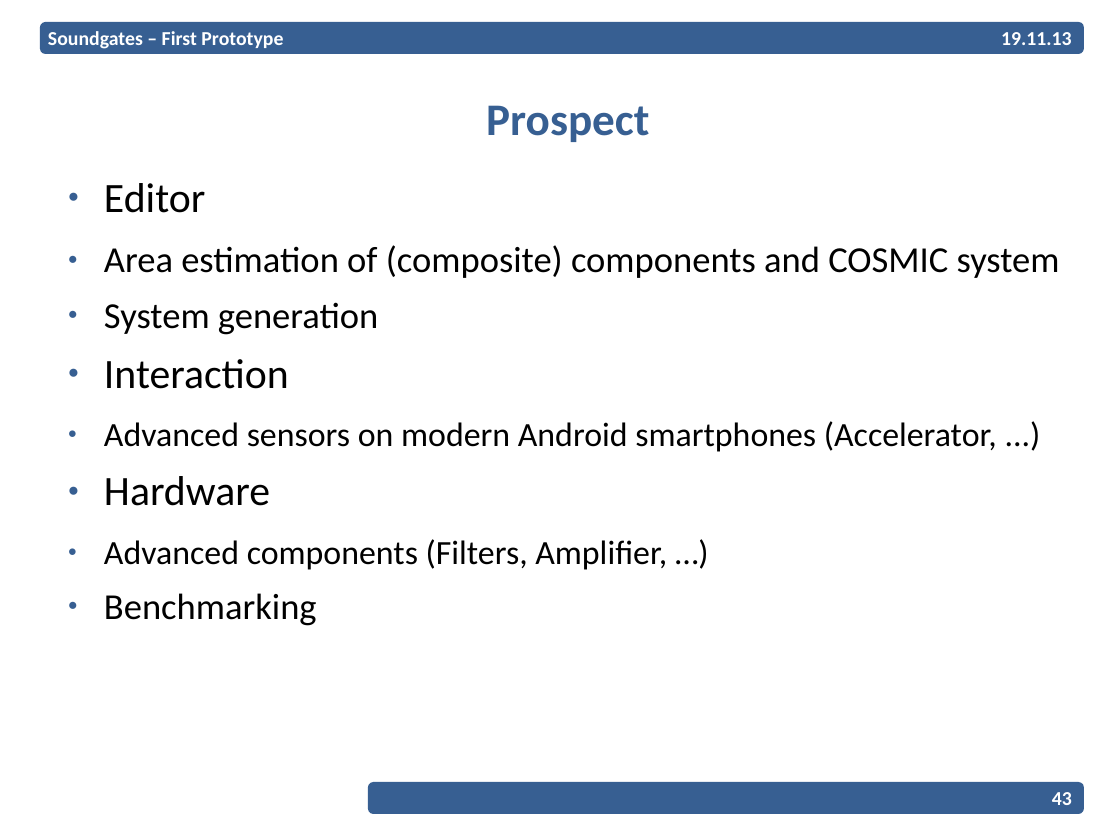
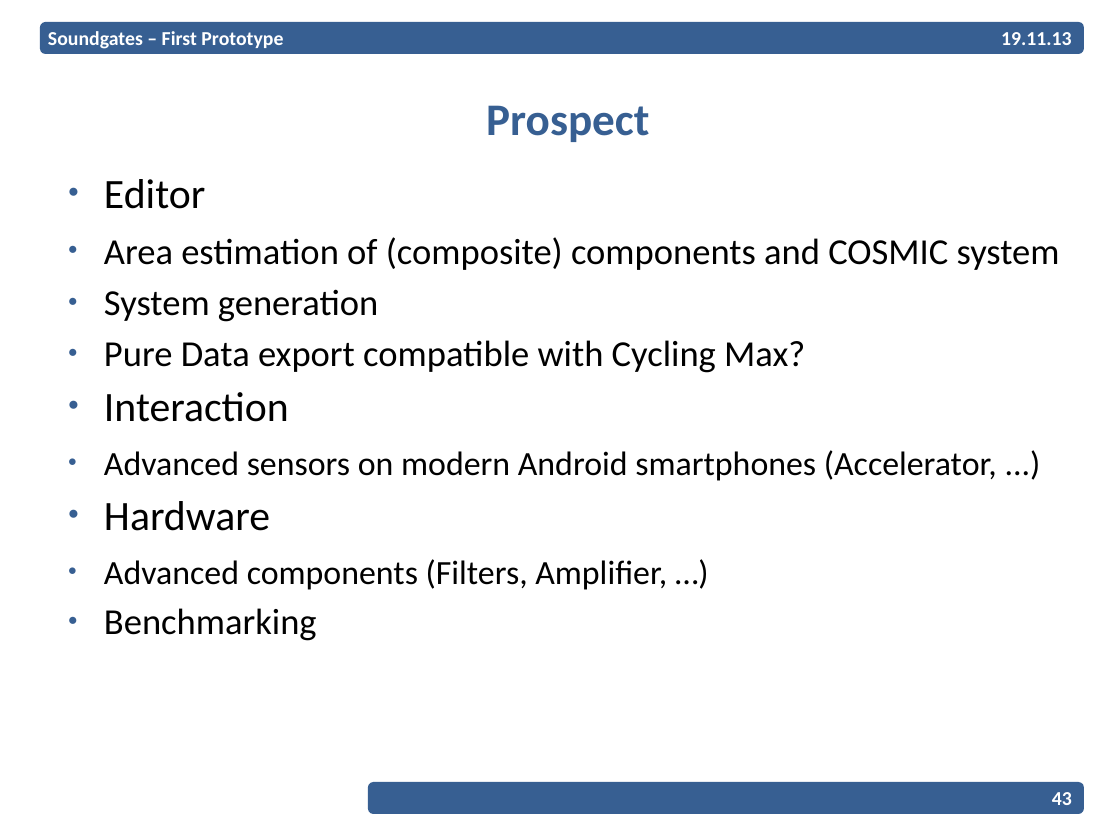
Before and after one commit to EPiCS/soundgates, a slide deck: slide 43 of documents/milestone1-2-presentation/Presentation.odp. Drawn at 1120x840 pixels with LibreOffice and Linux fonts; fonts in the diff are those of the drawing; background and template pictures are left out. Boxes give left, top, right and bottom in pixels: in the first picture for what was removed or moved away, otherwise in the second. Text is boxed around its words. In the diff, an @@ line names an element or a change of style, - is before the commit and + after.

```diff
--- a/documents/milestone1-2-presentation/Presentation.odp
+++ b/documents/milestone1-2-presentation/Presentation.odp
@@ text at bbox=[104, 179, 1060, 641]: line spacing 0.9 to 0.8 @@
@@ text at bbox=[104, 340, 805, 373]: paragraph added @@
+  ● Pure Data export compatible with Cycling Max?
```
